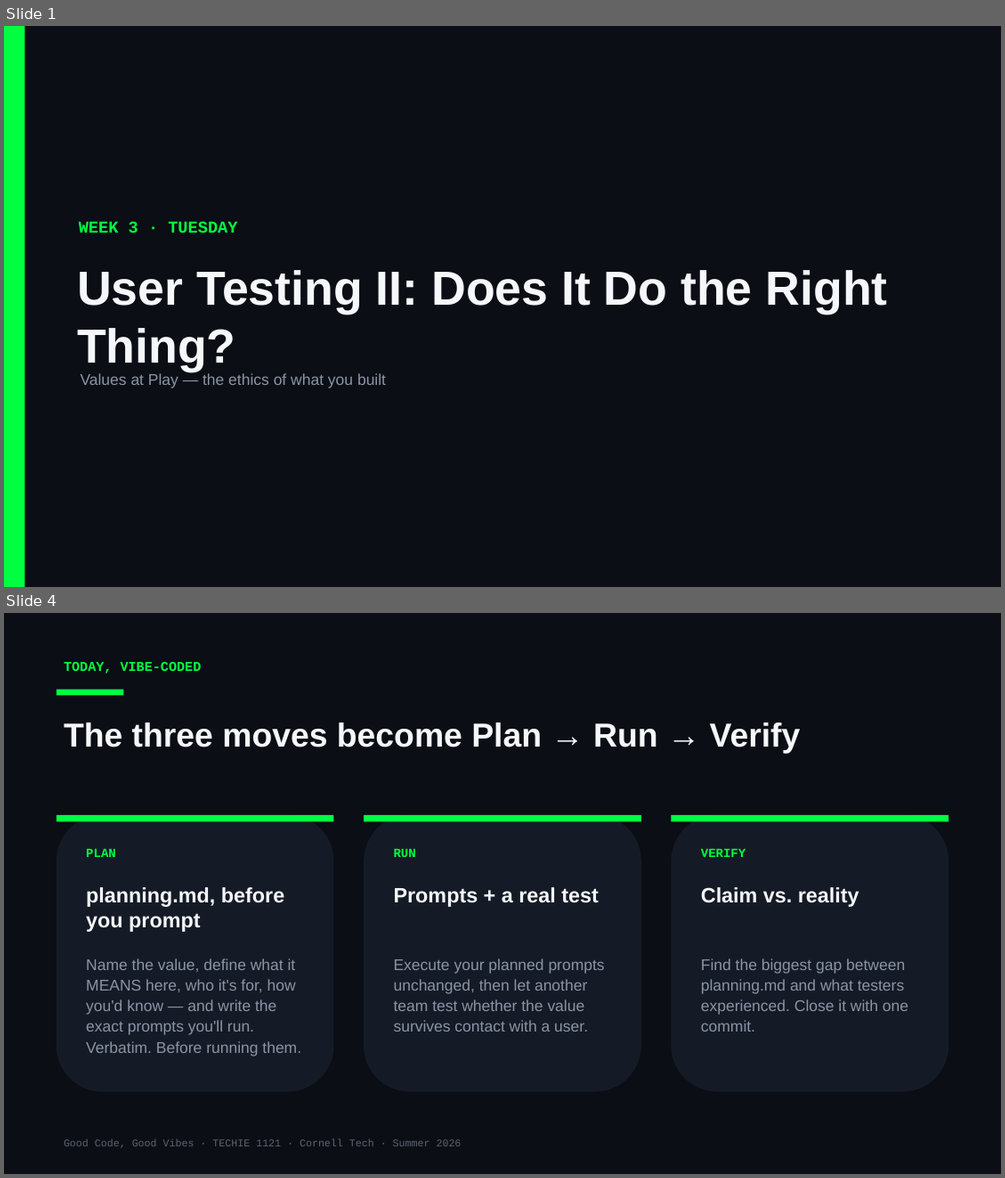
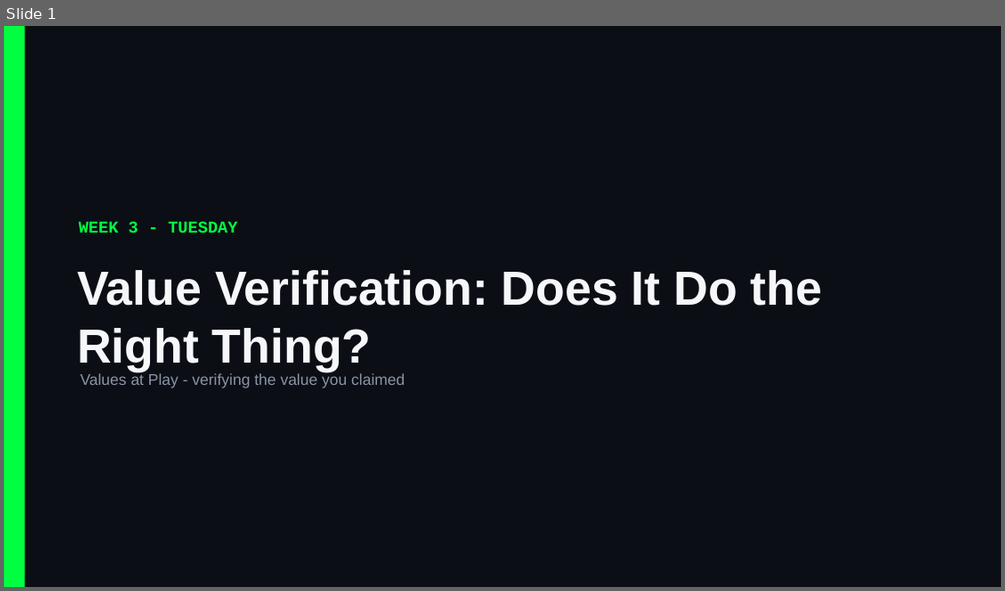
Before and after one commit to Cornell-Tech-Vibe-Coding-Summer-2026/website, a slide deck: slides/Week3-Tue-User-Testing-II.pptx. Shown one above the other, each under a label of ours: slides 1 and 4 before the commit, slide 1 after it; the slides between them are not shown. The pictures are 1005x1178 and 1005x591 pixels, drawn with LibreOffice and Linux fonts; fonts in the diff are those of the drawing. Boxes give left, top, right and bottom in pixels: in the first picture for what was removed or moved away, otherwise in the second. Text is boxed around its words. In the diff, an @@ line names an element or a change of style, - is before the commit and + after.

```diff
--- a/slides/Week3-Tue-User-Testing-II.pptx
+++ b/slides/Week3-Tue-User-Testing-II.pptx
@@ slide 4 removed at (4, 613, 1001, 1174), background #0B0E14 @@
@@ text removed at (64, 662, 202, 674) @@
-TODAY, VIBE-CODED
@@ rectangle removed at (57, 690, 123, 695) @@
@@ text removed at (64, 722, 801, 754) @@
-The three moves become Plan → Run → Verify
@@ rounded rectangle removed at (57, 815, 334, 1092) @@
@@ rectangle removed at (57, 815, 334, 821) @@
@@ rounded rectangle removed at (364, 815, 641, 1092) @@
@@ rectangle removed at (364, 815, 641, 821) @@
@@ rounded rectangle removed at (671, 815, 948, 1092) @@
@@ rectangle removed at (671, 815, 948, 821) @@
@@ text removed at (86, 848, 116, 857) @@
-PLAN
@@ text removed at (394, 848, 416, 857) @@
-RUN
@@ text removed at (701, 848, 745, 857) @@
-VERIFY
@@ text removed at (86, 887, 284, 932) @@
-planning.md, before you prompt
@@ text removed at (394, 887, 599, 907) @@
-Prompts + a real test
@@ text removed at (701, 887, 859, 907) @@
-Claim vs. reality
@@ text removed at (86, 958, 301, 1056) @@
-Name the value, define what it MEANS here, who it's for, how you'd know — and write the exact prompts you'll run. Verbatim. Before running them.
@@ text removed at (394, 958, 605, 1031) @@
-Execute your planned prompts unchanged, then let another team test whether the value survives contact with a user.
@@ text removed at (701, 958, 908, 1031) @@
-Find the biggest gap between planning.md and what testers experienced. Close it with one commit.
@@ text removed at (64, 1139, 461, 1148) @@
-Good Code, Good Vibes · TECHIE 1121 · Cornell Tech · Summer 2026
@@ slide 1 changed as well @@
@@ text at (79, 221, 237, 232): text changed @@
-WEEK 3 · TUESDAY
+WEEK 3 - TUESDAY
@@ text at (77, 270, 822, 371): text changed @@
-User Testing II: Does It Do the Right Thing?
+Value Verification: Does It Do the Right Thing?
@@ text at (81, 373, 404, 388): text changed @@
-Values at Play — the ethics of what you built
+Values at Play - verifying the value you claimed
```
Also in this commit, not shown: 5 other slides changed, 8 slides added, 9 other slides removed, 4 other files.
